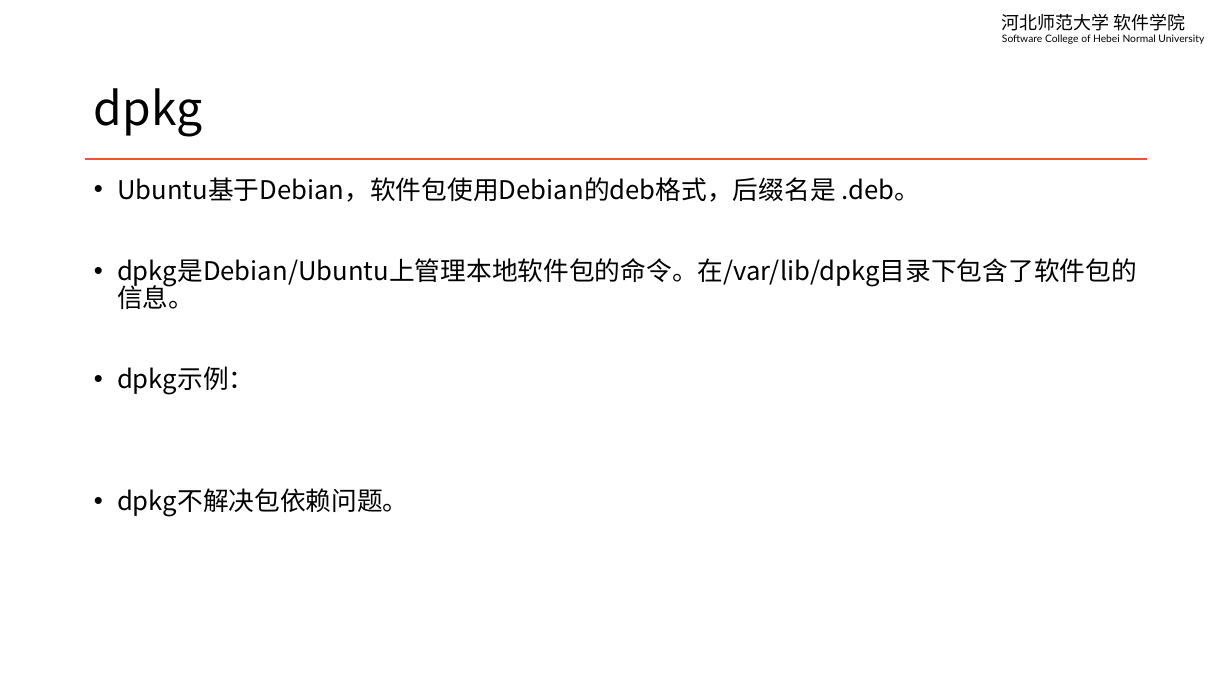
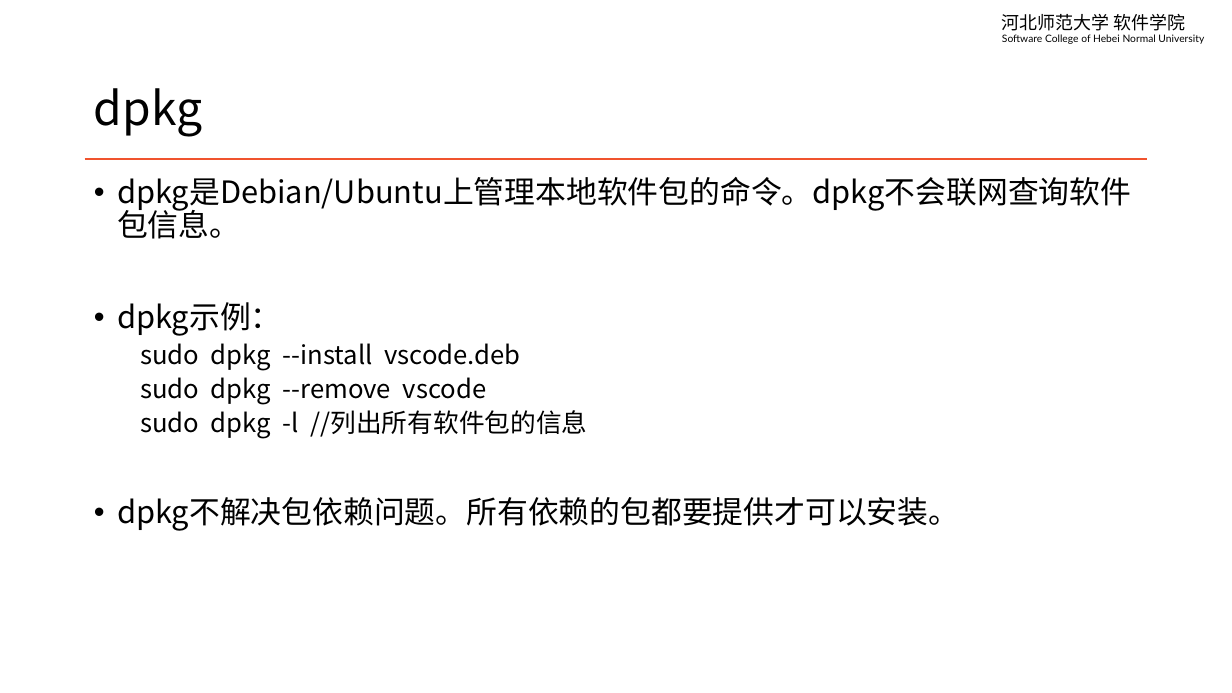
Before and after one commit to edu2act/course-linux-system, a slide deck: slide 4 of materials/slides/ch06-install-and-uninstall-software.pptx (slide 3 before the commit). Drawn at 1232x693 pixels with LibreOffice and Linux fonts; fonts in the diff are those of the drawing. Boxes give left, top, right and bottom in pixels: in the first picture for what was removed or moved away, otherwise in the second. Text is boxed around its words. In the diff, an @@ line names an element or a change of style, - is before the commit and + after.

```diff
--- a/materials/slides/ch06-install-and-uninstall-software.pptx
+++ b/materials/slides/ch06-install-and-uninstall-software.pptx
@@ text at bbox=[117, 177, 1131, 239]: text changed; size 20 to 24 pt @@
-• Ubuntu基于Debian，软件包使用Debian的deb格式，后缀名是 .deb。
-• dpkg是Debian/Ubuntu上管理本地软件包的命令。在/var/lib/dpkg目录下包含了软件包的信息。
+• dpkg是Debian/Ubuntu上管理本地软件包的命令。dpkg不会联网查询软件包信息。
@@ text at bbox=[117, 302, 282, 336]: size 20 to 24 pt in "dpkg示例：" @@
@@ text at bbox=[117, 343, 959, 531]: text changed @@
-• dpkg不解决包依赖问题。
+  sudo dpkg --install vscode.deb
+  sudo dpkg --remove vscode
+  sudo dpkg -l //列出所有软件包的信息
+• dpkg不解决包依赖问题。所有依赖的包都要提供才可以安装。
```
Also in this commit, not shown: 4 other slides changed, 3 slides added, 1 other file.
